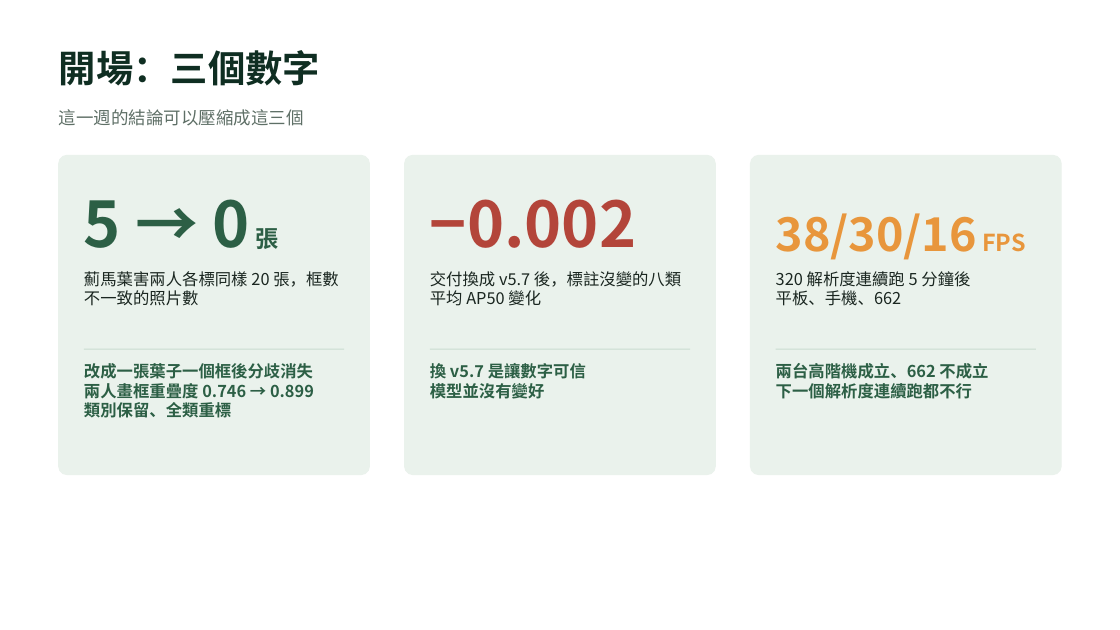
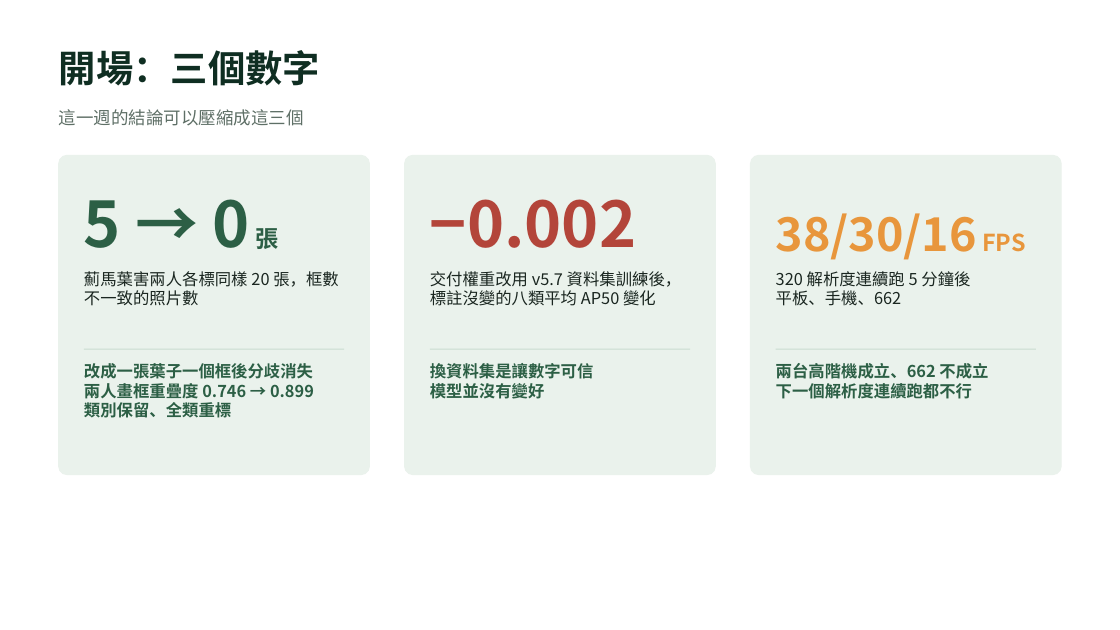
Before and after one commit to OneLeaf-dx/detection, a slide deck: slide 2 of docs/v12.3_簡報_口頭報告.pptx. Drawn at 1120x630 pixels with LibreOffice and Linux fonts; fonts in the diff are those of the drawing. Boxes give left, top, right and bottom in pixels: in the first picture for what was removed or moved away, otherwise in the second. Text is boxed around its words. In the diff, an @@ line names an element or a change of style, - is before the commit and + after.

```diff
--- a/docs/v12.3_簡報_口頭報告.pptx
+++ b/docs/v12.3_簡報_口頭報告.pptx
@@ text at bbox=[430, 271, 681, 306]: text changed @@
-交付換成 v5.7 後，標註沒變的八類平均 AP50 變化
+交付權重改用 v5.7 資料集訓練後，標註沒變的八類平均 AP50 變化
@@ text at bbox=[430, 363, 594, 379]: text changed @@
-換 v5.7 是讓數字可信
+換資料集是讓數字可信
```
Also in this commit, not shown: 11 other slides changed, 19 other files.
